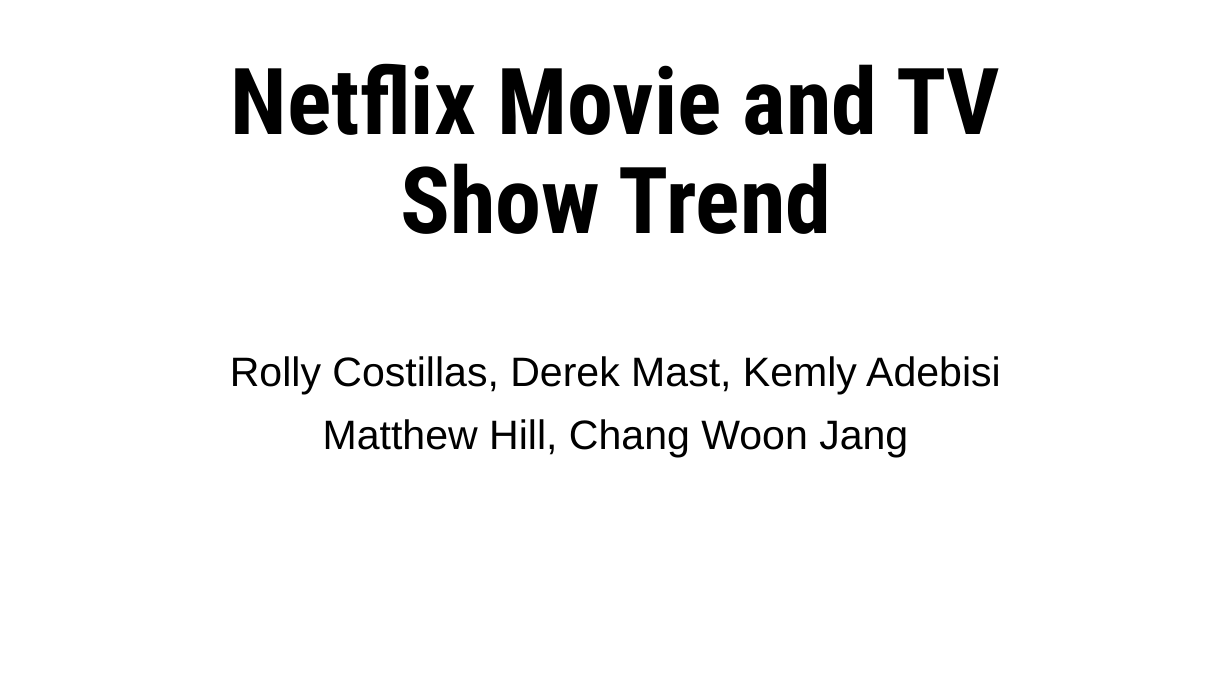
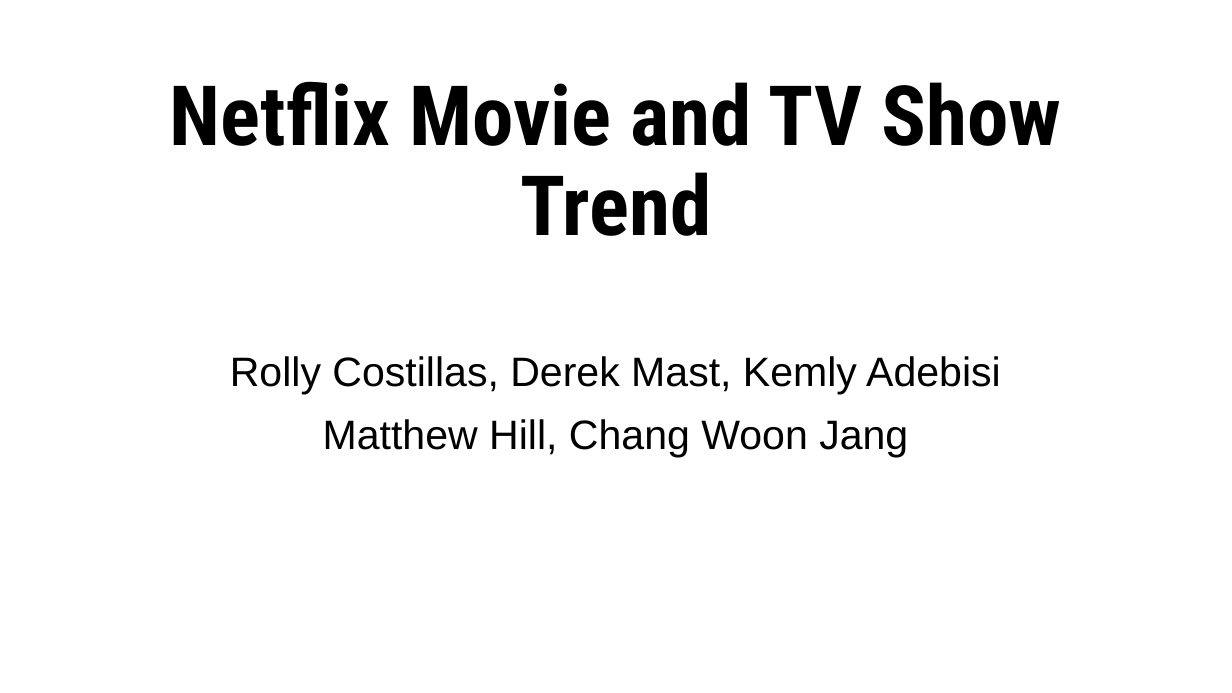
Before and after one commit to Costilrt/The-First-Project, a slide deck: slide 1 of TeamProjectPPT.pptx. Drawn at 1232x693 pixels with LibreOffice and Linux fonts; fonts in the diff are those of the drawing; background and template pictures are left out. Boxes give left, top, right and bottom in pixels: in the first picture for what was removed or moved away, otherwise in the second. Text is boxed around its words. In the diff, an @@ line names an element or a change of style, - is before the commit and + after.

```diff
--- a/TeamProjectPPT.pptx
+++ b/TeamProjectPPT.pptx
@@ title "Netflix Movie and TV Show ..." at box(170, 81, 1062, 236): size 72 to 64.8 pt @@
```
Also in this commit, not shown: 3 slides added, 5 other files.
